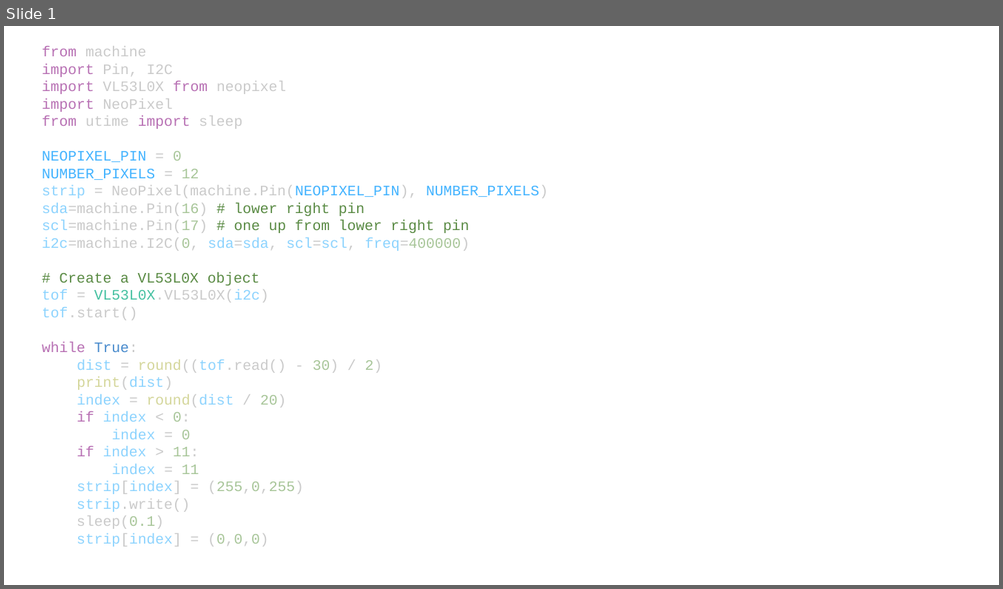
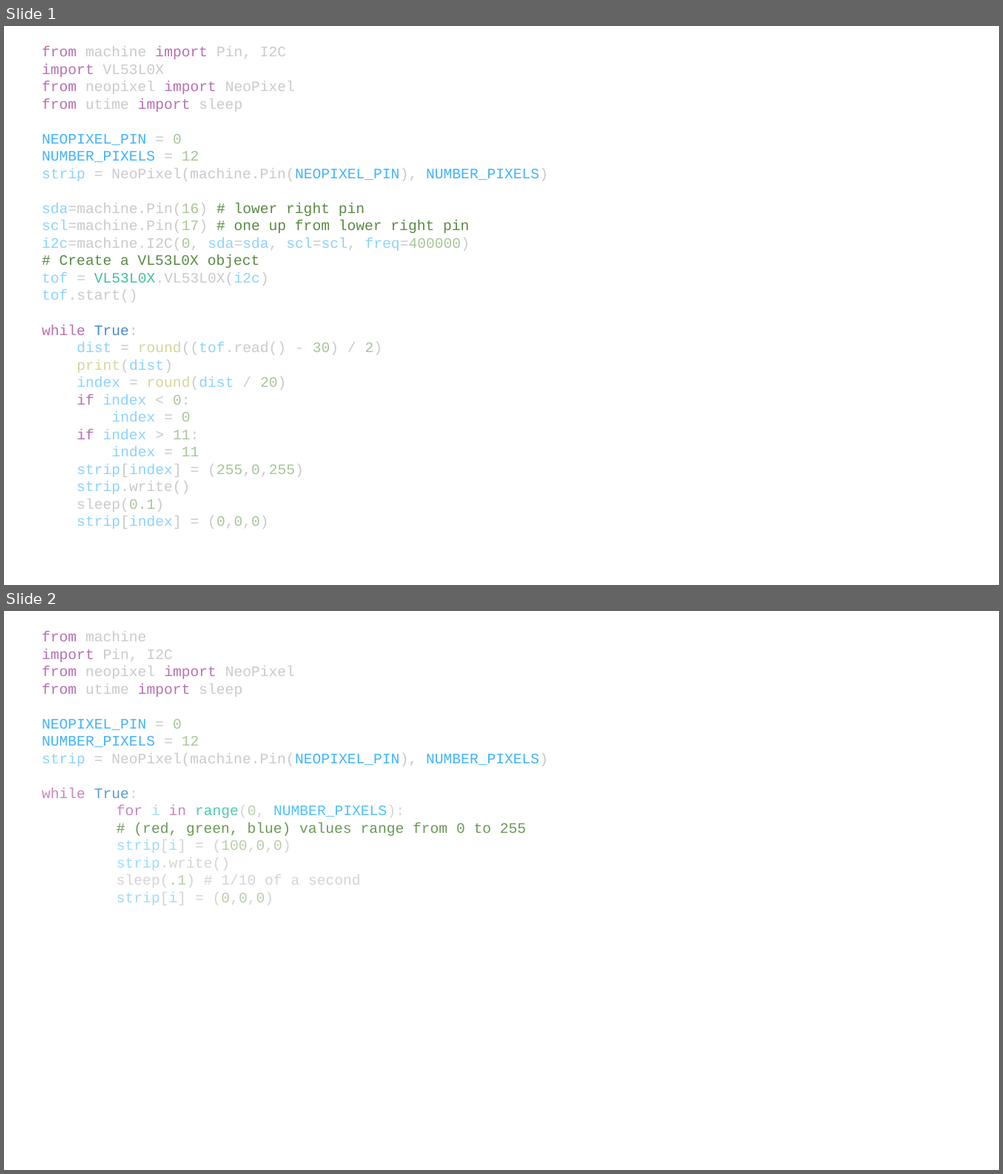
Before and after one commit to CoderDojoTC/micropython, a slide deck: presentations/source-code.pptx. Shown one above the other, each under a label of ours: slide 1 before the commit, slides 1 and 2 after it. The pictures are 1003x589 and 1003x1174 pixels, drawn with LibreOffice and Linux fonts; fonts in the diff are those of the drawing. Boxes give left, top, right and bottom in pixels: in the first picture for what was removed or moved away, otherwise in the second. Text is boxed around its words. In the diff, an @@ line names an element or a change of style, - is before the commit and + after.

```diff
--- a/presentations/source-code.pptx
+++ b/presentations/source-code.pptx
@@ slide 2 added at bbox=[4, 611, 999, 1170], background #FFFFFF @@
@@ text added at bbox=[42, 631, 548, 906], 14 pt, text #CACACA @@
+from machine
+import Pin, I2C
+from neopixel import NeoPixel
+from utime import sleep
+NEOPIXEL_PIN = 0
+NUMBER_PIXELS = 12
+strip = NeoPixel(machine.Pin(NEOPIXEL_PIN), NUMBER_PIXELS)
+while True:
+for i in range(0, NUMBER_PIXELS):
+# (red, green, blue) values range from 0 to 255
+strip[i] = (100,0,0)
+strip.write()
+sleep(.1) # 1/10 of a second
+strip[i] = (0,0,0)
@@ slide 1 changed as well @@
@@ text at bbox=[42, 46, 295, 94]: text changed @@
-from machine
-import Pin, I2C
-import VL53L0X from neopixel
-import NeoPixel
+from machine import Pin, I2C
+import VL53L0X
+from neopixel import NeoPixel
```
Also in this commit, not shown: 3 other files.
